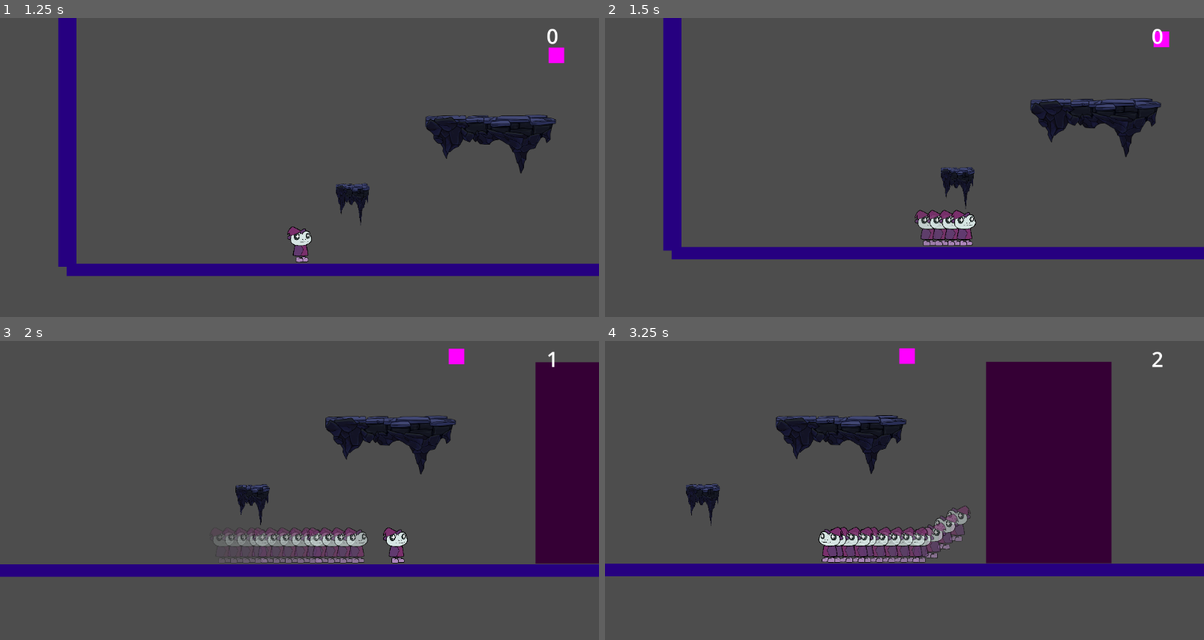
Above: before the commit, frames 1-4 (two rows, left to right).
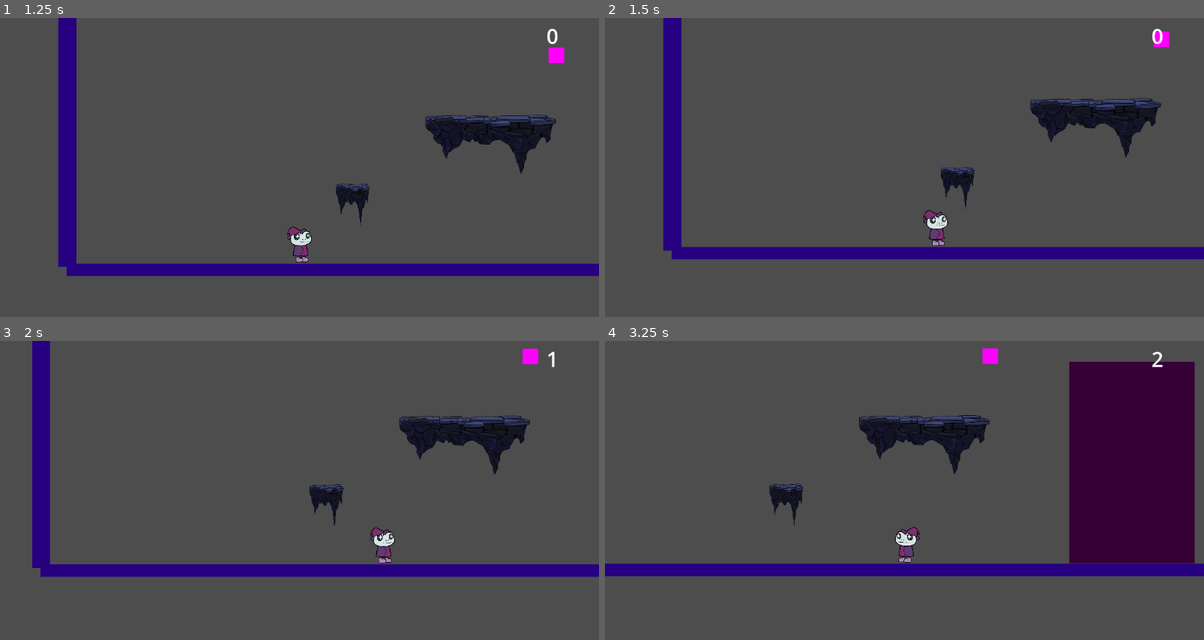
Above: after the commit, the same moments.

Repository: DerBrotDoktor/Frogoth
Game: Godot game, scene res://scenes/main/main.tscn
Same seed, same stepped clock (60 frames per second), same inputs: the game is played once before the commit and once after it.
Inputs (mouse positions are in pixels of both pictures, inside the frame that each line leads up to):
- Up to frame 1 (1.25 s): click "Start" at 0.5 s
- Up to frame 2 (1.5 s): move the mouse to (1036, 170) at 1.27 s; hold D (right) from 1.28 s (still down); click (1036, 170) at 1.35 s
- Up to frame 3 (2 s): keep holding D (right)
- Up to frame 4 (3.25 s): move the mouse to (784, 526) at 2.02 s; tap Space (bash) at 2.1 s; click (784, 526) at 2.3 s; move the mouse to (964, 436) at 2.77 s; release D (right) at 2.78 s; hold A (left) from 2.78 s (still down); click (964, 436) at 2.85 s

Frame 1 is identical in both runs. In frame 2, 0.9% of the frame differs, in the area x 51-62%, y 64-77%; in frame 3, 16%; in frame 4, 25%, in the area x 13-99%, y 2-75%.

Commit message:
Added: Knockback when the player block is hit by a bullet

Diff:
--- a/project.godot
+++ b/project.godot
@@ -53,7 +53,7 @@
 "deadzone": 0.5,
 "events": [Object(InputEventKey,"resource_local_to_scene":false,"resource_name":"","device":-1,"window_id":0,"alt_press …(182 unchanged characters)…
 , Object(InputEventJoypadButton,"resource_local_to_scene":false,"resource_name":"","device":-1,"button_index":1,"pressure":0.0,"pressed":true,"script":null)
-, Object(InputEventMouseButton,"resource_local_to_scene":fal …(106 unchanged characters)… alse,"meta_pressed":false,"button_mask":1,"position":Vector2(157, 18),"global_position":Vector2(161, 59),"factor":1.0,"button_index":1,"canceled":false,"pressed":true,"double_click":false,"script":null)
+, Object(InputEventMouseButton,"resource_local_to_scene":fal …(106 unchanged characters)… alse,"meta_pressed":false,"button_mask":2,"position":Vector2(77, 13),"global_position":Vector2(81, 54),"factor":1.0,"button_index":2,"canceled":false,"pressed":true,"double_click":false,"script":null)
 ]
 }
 aim_right={
--- a/scenes/enemies/bullet.gd
+++ b/scenes/enemies/bullet.gd
@@ -10,7 +10,8 @@
 
 
 func _on_trigger_area_body_entered(body):
-	print(body)
+	if body.is_in_group("block"):
+		body.get_parent().knockback()
 	if not body.is_in_group("player") and not body.is_in_group("bullet"):
 		queue_free()
 	pass
--- a/scenes/player/player.gd
+++ b/scenes/player/player.gd
@@ -17,6 +17,7 @@
 @export var max_health = 3
 @export var gravity = 1000
 @export var block_speed = 0.9
+@export var knockback_strength = 500
 
 var can_jump = false
 var can_double_jump = false
@@ -214,9 +215,11 @@
 	else:
 		die()
 	print(current_health)
+	pass
 
 func die():
 	player_died.emit()
+	pass
 
 func try_block(delta):
 	if Input.is_action_just_pressed("block"):
@@ -228,21 +231,37 @@
 		stop_block()
 	elif is_blocking:
 		block_strength = lerpf(block_strength,0,block_speed * delta)
-		$Block/BlockCollisionShape.scale.y = block_strength/100
+		update_block_shape()
 	elif not is_blocking and block_strength < 99:
 		block_strength = lerpf(block_strength, 100, block_speed * delta * 2)
-		$Block/BlockCollisionShape.scale.y = block_strength/100
+		update_block_shape()
 	elif block_strength >= 99:
 		block_strength = 100
-		$Block/BlockCollisionShape.scale.y = block_strength/100
-	print (block_strength)
+		update_block_shape()
+	pass
+
+func update_block_shape():
+	$Block/BlockCollisionShape.scale.y = block_strength/100
+	$Block/BlockColliderSprite.scale.y = block_strength/100
+	pass
 
 func start_block():
 	$Block.visible = true
 	$Block/BlockCollisionShape.disabled = false
 	is_blocking = true
+	pass
 
 func stop_block():
 	$Block.visible = false
 	$Block/BlockCollisionShape.disabled = true
 	is_blocking = false
+	pass
+
+func knockback():
+	$KnockbackTimer.start()
+	var direction = ((get_look_position()-global_position) * -1).normalized()
+	velocity = direction * knockback_strength
+	pass
+
+func _on_knockback_timer_timeout():
+	pass
--- a/scenes/player/player.tscn
+++ b/scenes/player/player.tscn
@@ -75,6 +75,9 @@
 [sub_resource type="RectangleShape2D" id="RectangleShape2D_emv65"]
 size = Vector2(30, 280)
 
+[sub_resource type="PlaceholderTexture2D" id="PlaceholderTexture2D_4fni0"]
+size = Vector2(30, 280)
+
 [node name="Player" type="CharacterBody2D"]
 scale = Vector2(0.3, 0.3)
 script = ExtResource("1_il0n1")
@@ -95,7 +98,6 @@
 frame_progress = 0.671472
 
 [node name="Collider" type="CollisionShape2D" parent="."]
-visible = false
 position = Vector2(-0.5, 47)
 shape = SubResource("RectangleShape2D_0tqvw")
 
@@ -131,6 +133,10 @@
 [node name="DashCooldown" type="Timer" parent="."]
 one_shot = true
 
+[node name="KnockbackTimer" type="Timer" parent="."]
+wait_time = 0.5
+one_shot = true
+
 [node name="TriggerArea" type="Area2D" parent="." groups=["player"]]
 collision_layer = 5
 collision_mask = 5
@@ -157,13 +163,18 @@
 collision_mask = 4
 
 [node name="BlockCollisionShape" type="CollisionShape2D" parent="Block"]
-position = Vector2(256.667, 0)
+position = Vector2(275, 0)
 shape = SubResource("RectangleShape2D_emv65")
+
+[node name="BlockColliderSprite" type="Sprite2D" parent="Block"]
+position = Vector2(275, 0)
+texture = SubResource("PlaceholderTexture2D_4fni0")
 
 [connection signal="timeout" from="CoyoteTimer" to="." method="_on_coyote_timer_timeout"]
 [connection signal="timeout" from="DashTimer" to="." method="_on_dash_timer_timeout"]
 [connection signal="timeout" from="BashTimer" to="." method="_on_bash_timer_timeout"]
 [connection signal="timeout" from="GhostTimer" to="." method="_on_ghost_timer_timeout"]
+[connection signal="timeout" from="KnockbackTimer" to="." method="_on_knockback_timer_timeout"]
 [connection signal="area_entered" from="TriggerArea" to="." method="_on_trigger_area_area_entered"]
 [connection signal="area_exited" from="TriggerArea" to="." method="_on_trigger_area_area_exited"]
 [connection signal="body_entered" from="TriggerArea" to="." method="_on_trigger_area_body_entered"]
Not shown: 1 places in scenes/player/player.tscn that only renumber resources
